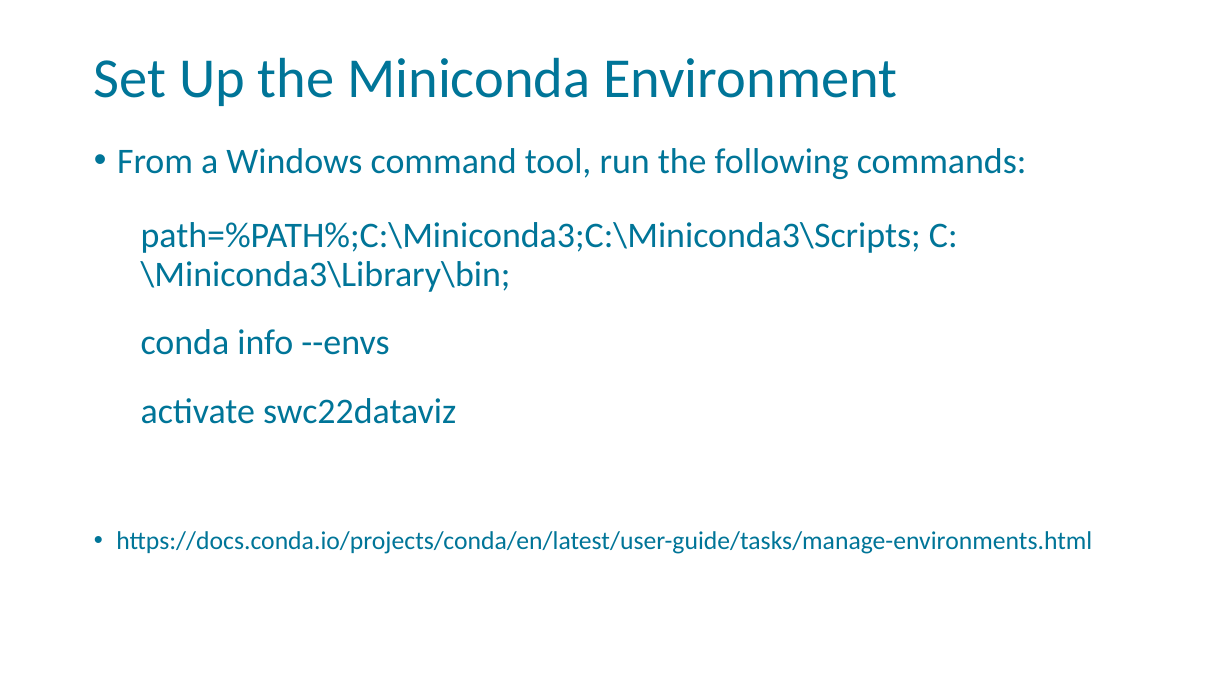
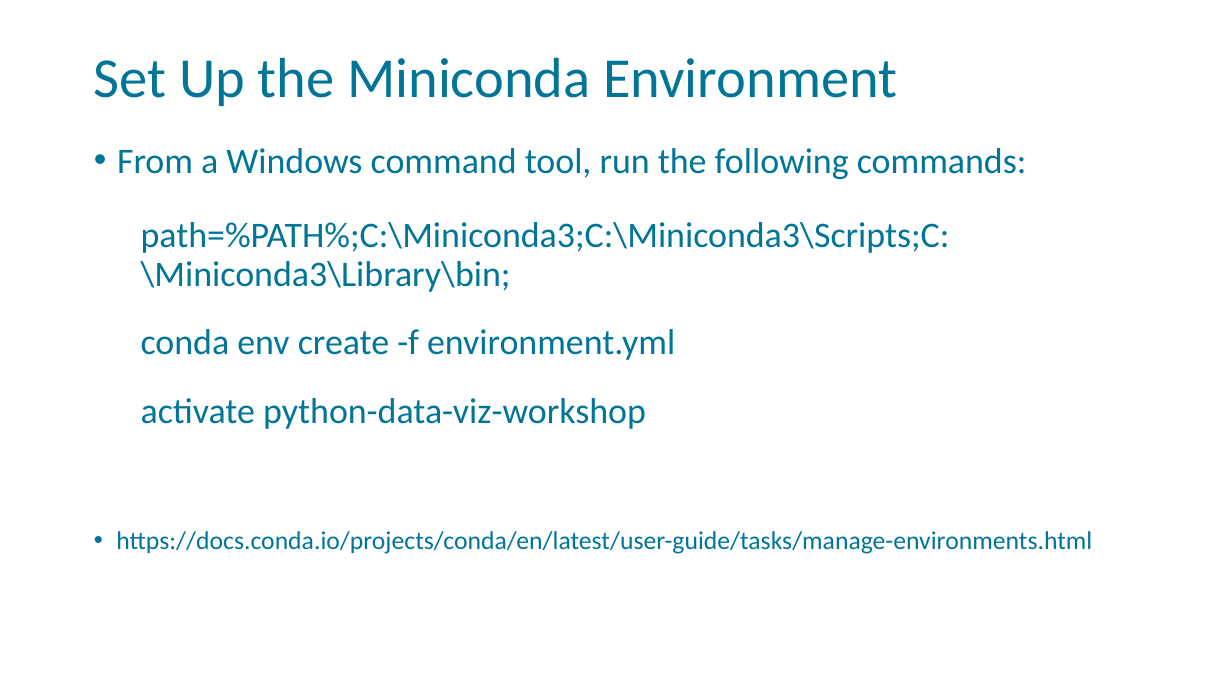
Before and after one commit to ProfSingletary/python-data-viz-workshop, a slide deck: slide 3 of python-dataviz-startup.pptx. Drawn at 1232x693 pixels with LibreOffice and Linux fonts; fonts in the diff are those of the drawing; background and template pictures are left out. Boxes give left, top, right and bottom in pixels: in the first picture for what was removed or moved away, otherwise in the second. Text is boxed around its words. In the diff, an @@ line names an element or a change of style, - is before the commit and + after.

Commit message:
fixed space in path

```diff
--- a/python-dataviz-startup.pptx
+++ b/python-dataviz-startup.pptx
@@ text at [141,222,950,429]: text changed @@
-    path=%PATH%;C:\Miniconda3;C:\Miniconda3\Scripts; C:\Miniconda3\Library\bin;
-    conda info --envs
-    activate swc22dataviz
+    path=%PATH%;C:\Miniconda3;C:\Miniconda3\Scripts;C:\Miniconda3\Library\bin;
+    conda env create -f environment.yml
+    activate python-data-viz-workshop
```
Also in this commit, not shown: 1 other slide changed.
